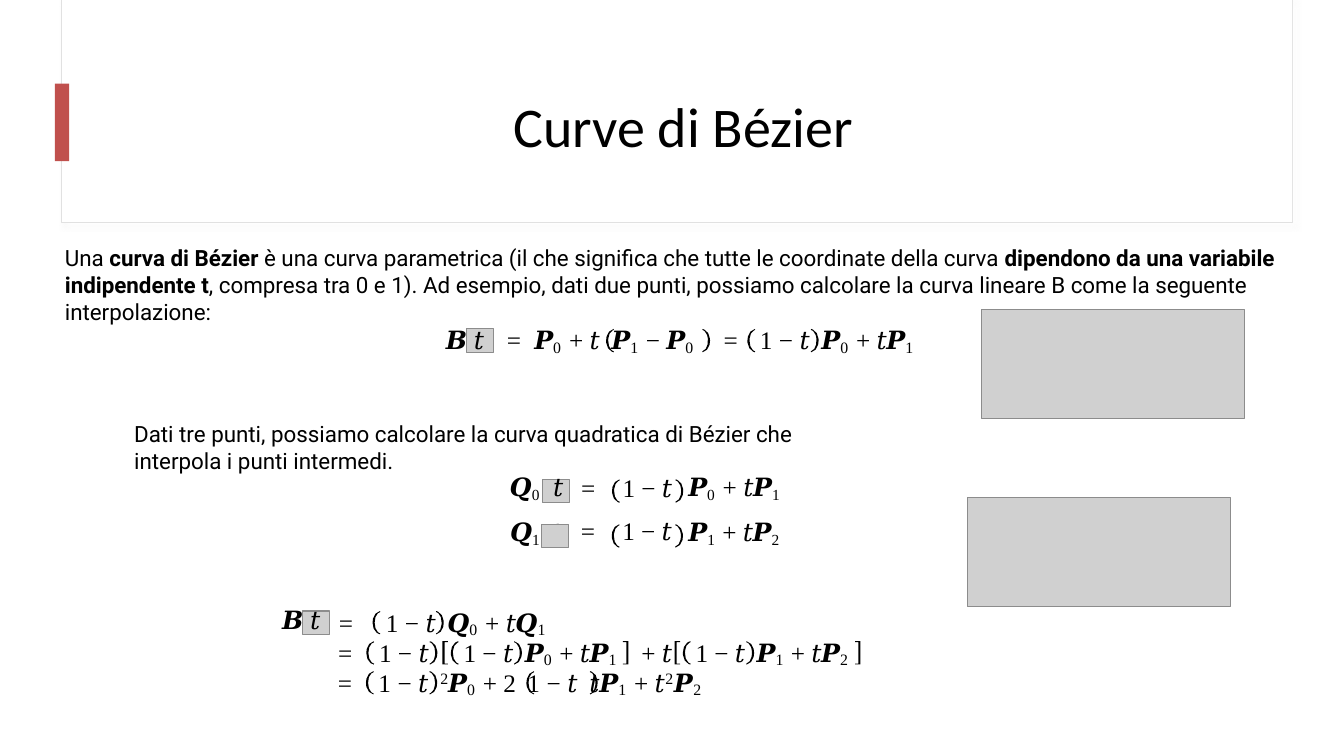
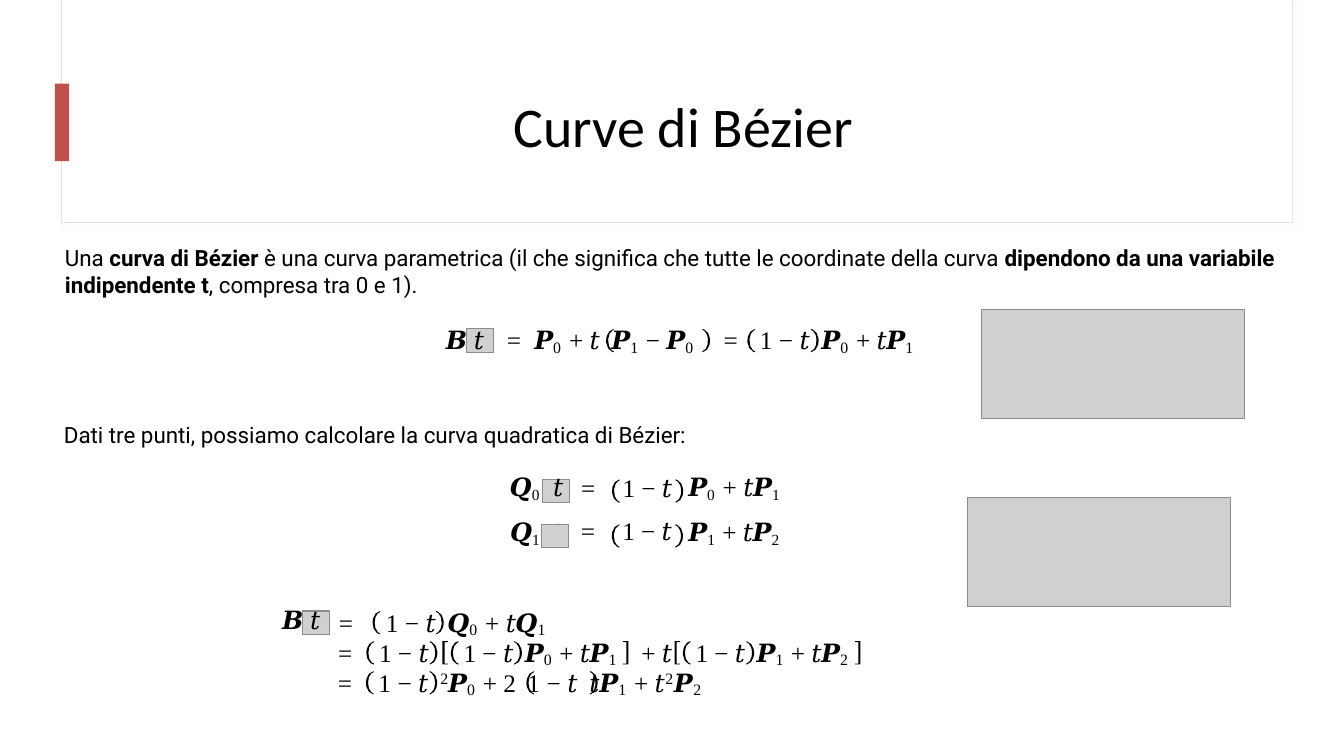
Before and after one commit to mtomas03/Thesis_Paper, a slide deck: slide 5 of Presentation.pptx. Drawn at 1344x756 pixels with LibreOffice and Linux fonts; fonts in the diff are those of the drawing; grey boxes stand for pictures. Boxes give left, top, right and bottom in pixels: in the first picture for what was removed or moved away, otherwise in the second. Text is boxed around its words. In the diff, an @@ line names an element or a change of style, - is before the commit and + after.

```diff
--- a/Presentation.pptx
+++ b/Presentation.pptx
@@ text at (65,248,1275,298): text changed @@
-Una curva di Bézier è una curva parametrica (il che significa che tutte le coordinate della curva dipendono da una variabile indipendente t, compresa tra 0 e 1). Ad esempio, dati due punti, possiamo calcolare la curva lineare B come la seguente interpolazione:
+Una curva di Bézier è una curva parametrica (il che significa che tutte le coordinate della curva dipendono da una variabile indipendente t, compresa tra 0 e 1).
@@ text at (64,426,686,448): text changed @@
-Dati tre punti, possiamo calcolare la curva quadratica di Bézier che interpola i punti intermedi.
+Dati tre punti, possiamo calcolare la curva quadratica di Bézier:
```
Also in this commit, not shown: 1 other slide changed, 1 other file.
